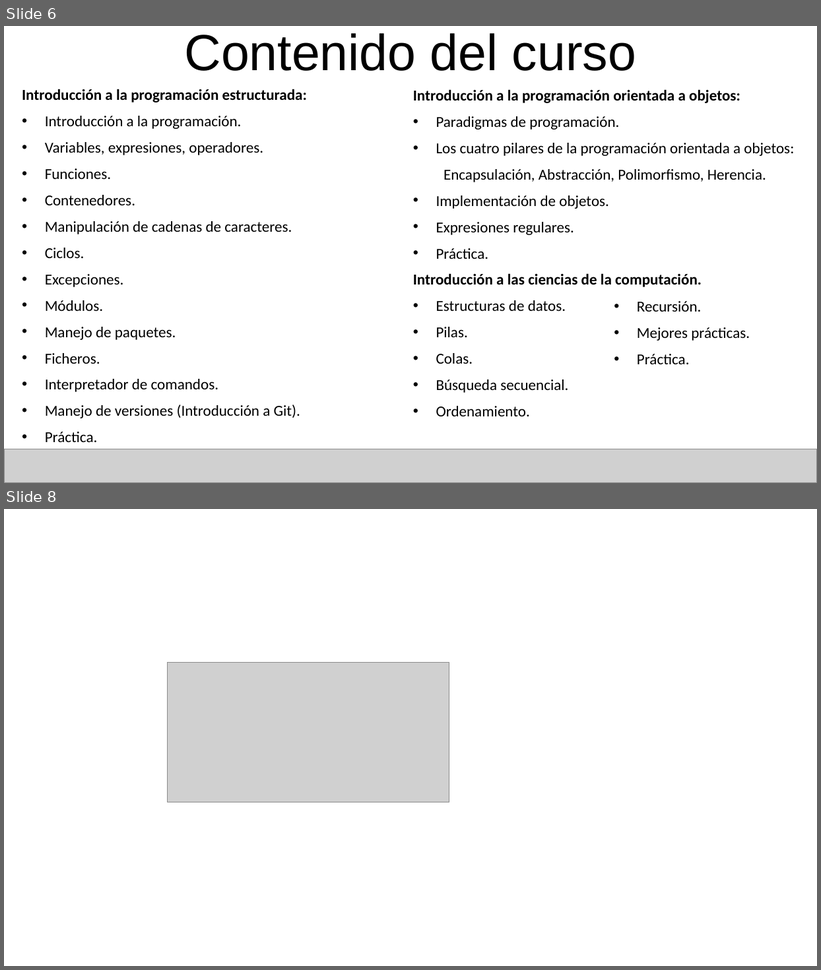
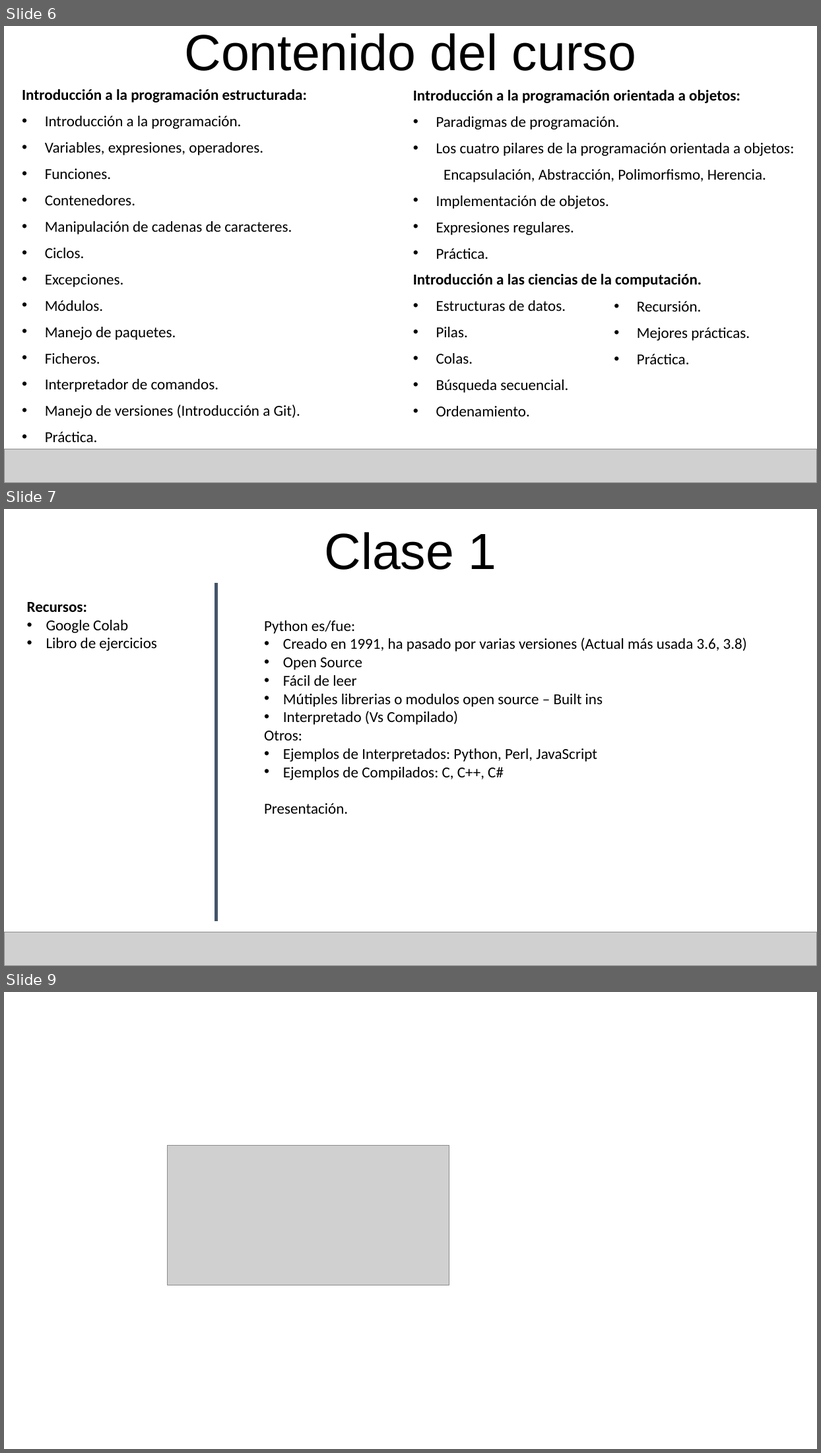
Before and after one commit to alejohz/python-for-all-2023, a slide deck: classes/C0/slide/Presentacion 1710 - C0.pptx. Shown one above the other, each under a label of ours: slides 6 and 8 before the commit, slides 6, 7 and 9 after it; the slides between them are not shown. The pictures are 821x970 and 821x1453 pixels, drawn with LibreOffice and Linux fonts; fonts in the diff are those of the drawing; grey boxes stand for pictures; background and template pictures are left out. Boxes give left, top, right and bottom in pixels: in the first picture for what was removed or moved away, otherwise in the second. Text is boxed around its words. In the diff, an @@ line names an element or a change of style, - is before the commit and + after.

```diff
--- a/classes/C0/slide/Presentacion 1710 - C0.pptx
+++ b/classes/C0/slide/Presentacion 1710 - C0.pptx
@@ slide 7 added at (4,509,817,966), background #FFFFFF @@
@@ title added at (324,532,497,570), 60 pt, text #000000 @@
+Clase 1
@@ line added from (217, 584) to (217, 922), #44546A 4.5 pt @@
@@ text added at (27,602,156,651), 18 pt, text #000000 @@
+Recursos:
+• Google Colab
+• Libro de ejercicios
@@ text added at (264,621,747,814), 18 pt, text #000000 @@
+Python es/fue:
+• Creado en 1991, ha pasado por varias versiones (Actual más usada 3.6, 3.8)
+• Open Source
+• Fácil de leer
+• Mútiples librerias o modulos open source – Built ins
+• Interpretado (Vs Compilado)
+Otros:
+• Ejemplos de Interpretados: Python, Perl, JavaScript
+• Ejemplos de Compilados: C, C++, C#
+Presentación.
@@ picture added at (4,933,817,966) @@
@@ what was slide 8 is now slide 9 @@
```
Also in this commit, not shown: 2 slides changed.
